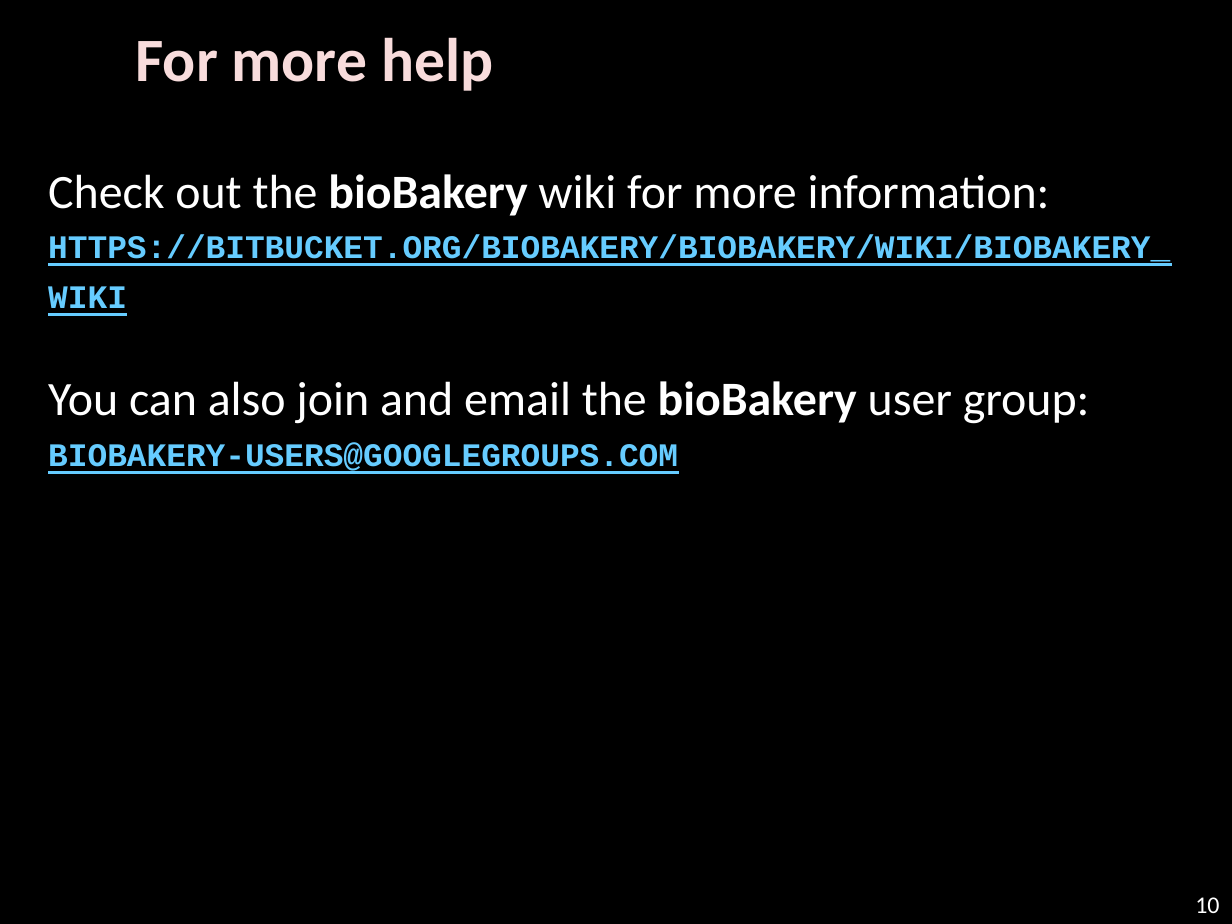
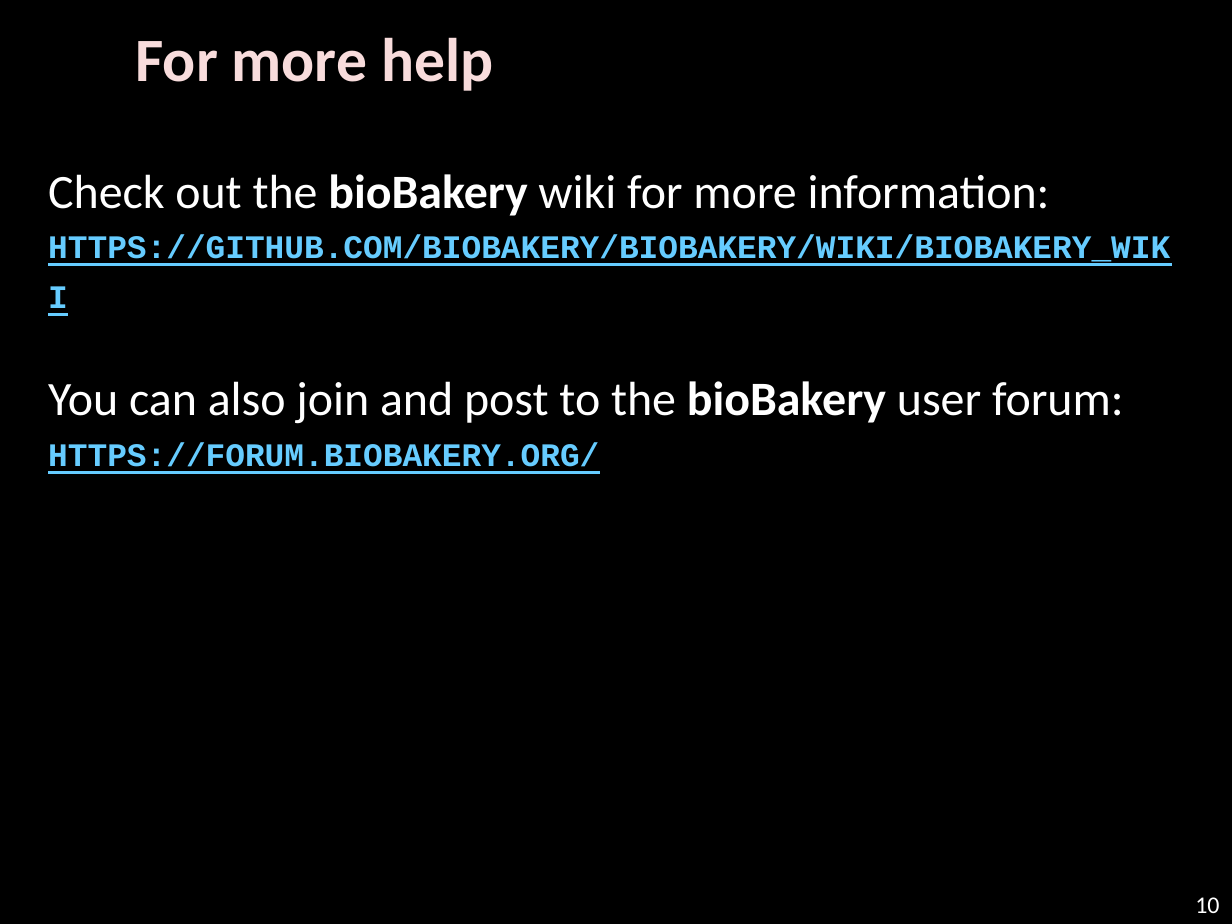
Before and after one commit to biobakery/biobakery, a slide deck: slide 10 of vagrant/biobakery-gui/WELCOME.pptx. Drawn at 1232x924 pixels with LibreOffice and Linux fonts; fonts in the diff are those of the drawing; background and template pictures are left out. Boxes give left, top, right and bottom in pixels: in the first picture for what was removed or moved away, otherwise in the second. Text is boxed around its words. In the diff, an @@ line names an element or a change of style, - is before the commit and + after.

```diff
--- a/vagrant/biobakery-gui/WELCOME.pptx
+++ b/vagrant/biobakery-gui/WELCOME.pptx
@@ text at box(48, 174, 1170, 474): text changed; size 24 to 28 pt; font Courier New to Calibri; text colour #66CCFF to #FFFFFF @@
-Check out the bioBakery wiki for more information:
-https://bitbucket.org/biobakery/biobakery/wiki/biobakery_wiki
-You can also join and email the bioBakery user group:
-biobakery-users@googlegroups.com
+Check out the bioBakery wiki for more information:
+https://github.com/biobakery/biobakery/wiki/biobakery_wiki
+You can also join and post to the bioBakery user forum:
+https://forum.biobakery.org/
```
Also in this commit, not shown: 4 other slides changed, 8 other files.
